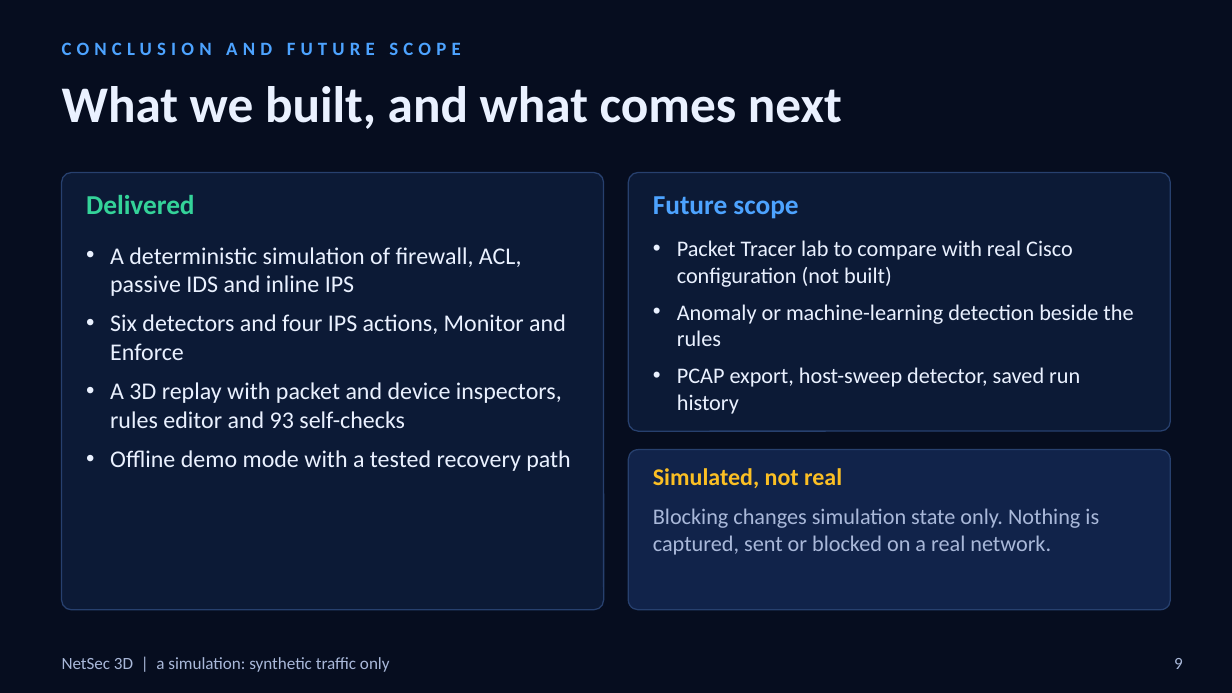
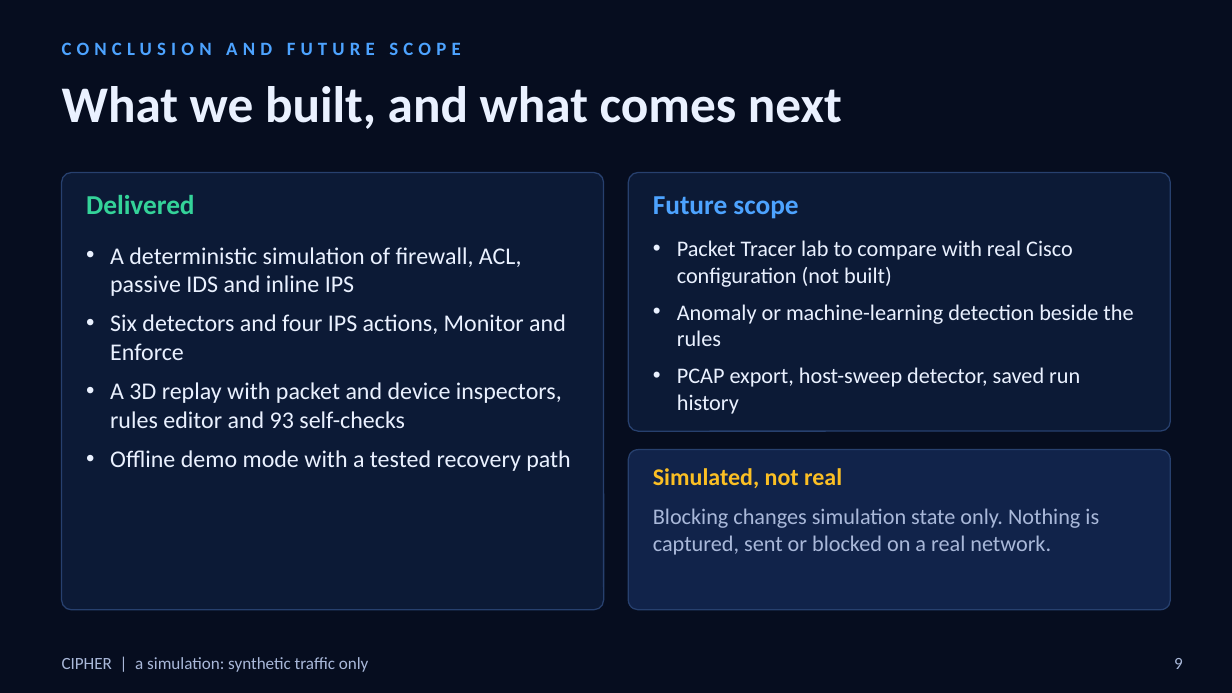
Before and after one commit to Swastik011005/CIPHER, a slide deck: slide 9 of docs/presentation/CIPHER-final-presentation.pptx. Drawn at 1232x693 pixels with LibreOffice and Linux fonts; fonts in the diff are those of the drawing. Boxes give left, top, right and bottom in pixels: in the first picture for what was removed or moved away, otherwise in the second. Text is boxed around its words. In the diff, an @@ line names an element or a change of style, - is before the commit and + after.

```diff
--- a/docs/presentation/CIPHER-final-presentation.pptx
+++ b/docs/presentation/CIPHER-final-presentation.pptx
@@ text at <box>62,657,369,672</box>: text changed @@
-NetSec 3D | a simulation: synthetic traffic only
+CIPHER | a simulation: synthetic traffic only
```
Also in this commit, not shown: 8 other slides changed, 9 other files.
